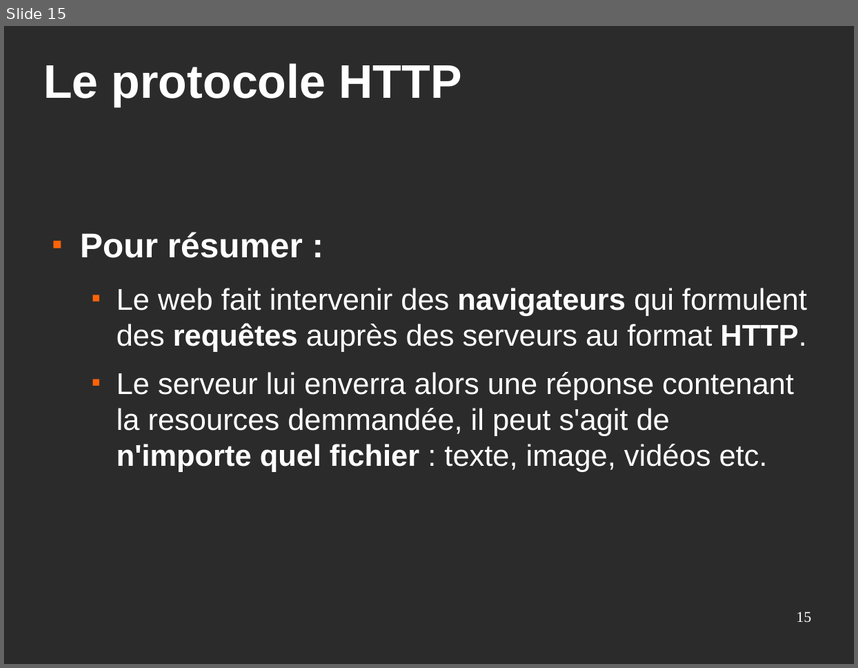
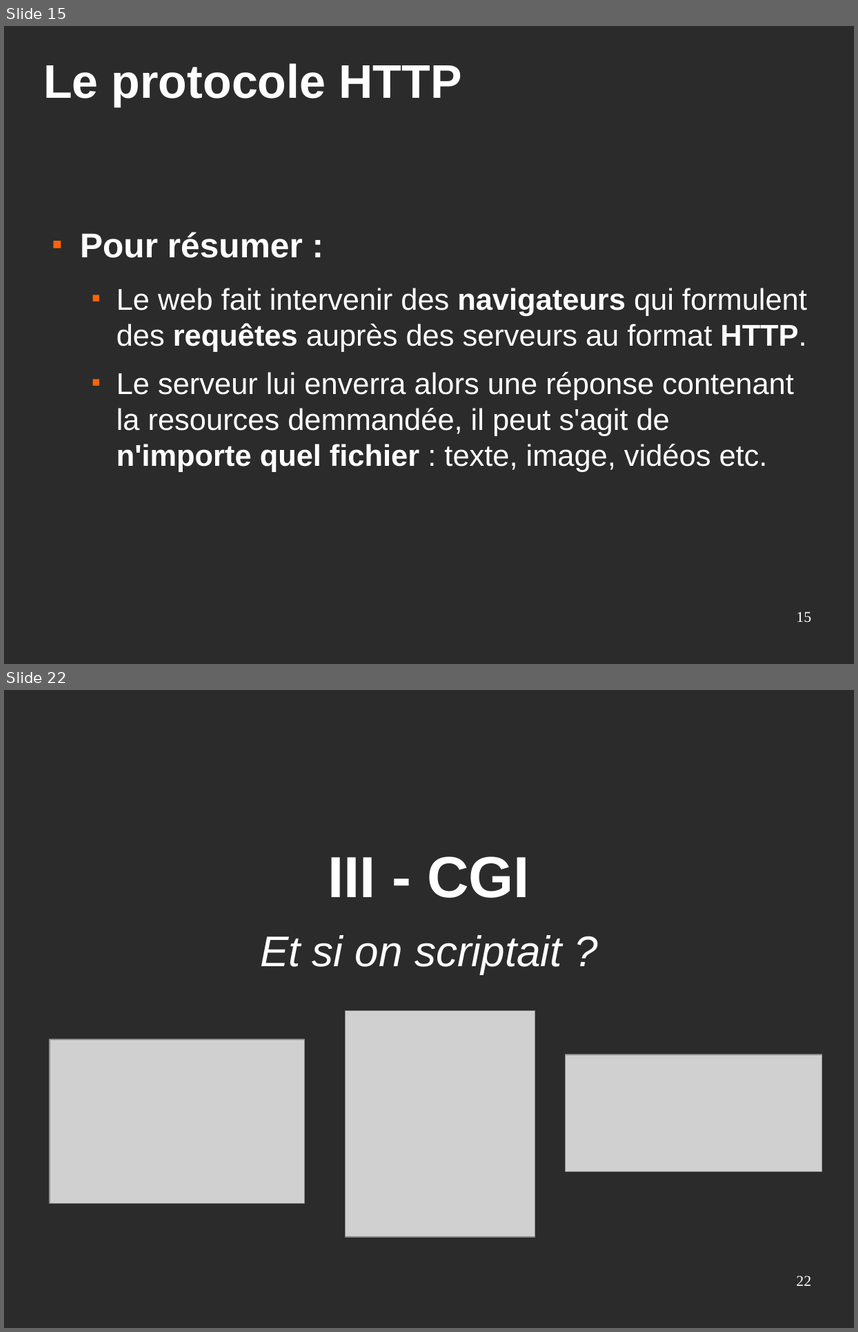
Before and after one commit to Eirbware/Formation, a slide deck: presentations/fondements.odp. Shown one above the other, each under a label of ours: slide 15 before the commit, slides 15 and 22 after it; the slides between them are not shown. The pictures are 858x668 and 858x1332 pixels, drawn with LibreOffice and Linux fonts; fonts in the diff are those of the drawing; grey boxes stand for pictures; background and template pictures are left out; a plain dark background stands for a picture behind light text. Boxes give left, top, right and bottom in pixels: in the first picture for what was removed or moved away, otherwise in the second. Text is boxed around its words. In the diff, an @@ line names an element or a change of style, - is before the commit and + after.

```diff
--- a/presentations/fondements.odp
+++ b/presentations/fondements.odp
@@ slide 22 added at bbox=[4, 690, 854, 1328], background picture (left out) @@
@@ text added at bbox=[260, 856, 562, 974], 40 pt, text #FFFFFF, italic @@
+III - CGI
+Et si on scriptait ?
@@ picture added at bbox=[345, 1010, 535, 1236] @@
@@ picture added at bbox=[50, 1039, 305, 1203] @@
@@ picture added at bbox=[566, 1054, 822, 1170] @@
@@ page number added at bbox=[796, 1275, 811, 1285], 14 pt, text #FFFFFF @@
+22
```
Also in this commit, not shown: 3 slides changed, 13 other slides added.
